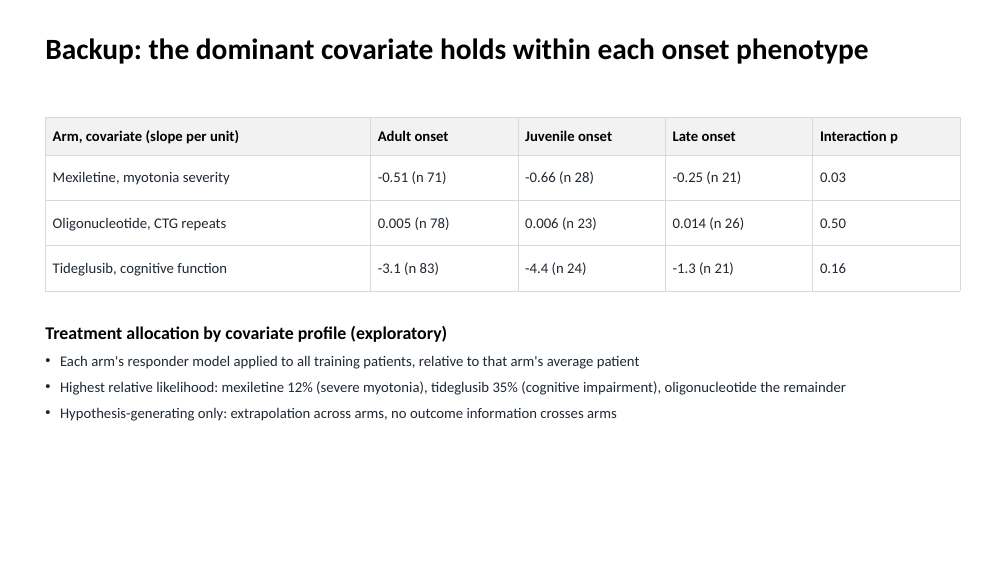
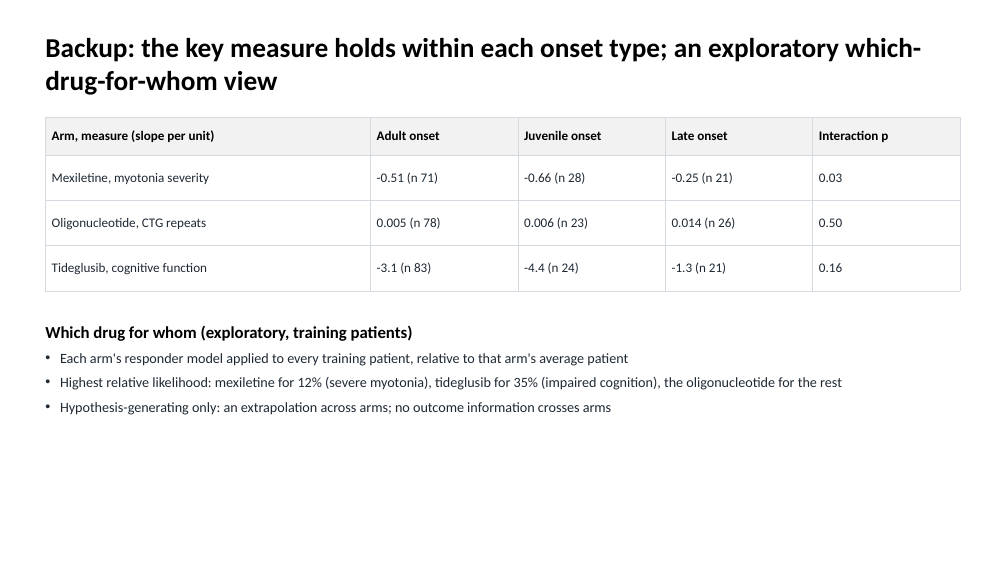
Before and after one commit to euibeom135-cell/acop2026-hackathon-team1, a slide deck: slide 12 of slides/Team1_DM1_slides.pptx (slide 9 before the commit). Drawn at 1008x567 pixels with LibreOffice and Linux fonts; fonts in the diff are those of the drawing. Boxes give left, top, right and bottom in pixels: in the first picture for what was removed or moved away, otherwise in the second. Text is boxed around its words. In the diff, an @@ line names an element or a change of style, - is before the commit and + after.

```diff
--- a/slides/Team1_DM1_slides.pptx
+++ b/slides/Team1_DM1_slides.pptx
@@ title at (45,38,921,95): text changed; size 28 to 26 pt @@
-Backup: the dominant covariate holds within each onset phenotype
+Backup: the key measure holds within each onset type; an exploratory which-drug-for-whom view
@@ table at (45,117,960,279) @@
-row 1, column 1: Arm, covariate (slope per unit)
+row 1, column 1: Arm, measure (slope per unit)
@@ size 14 to 12.5 pt in "Adult onset", "Juvenile onset", "Late onset", "Interaction p" and 15 more places @@
@@ text at (45,325,413,341): text changed; size 17 to 16 pt @@
-Treatment allocation by covariate profile (exploratory)
+Which drug for whom (exploratory, training patients)
@@ text at (60,353,842,415): text changed; size 14 to 13.5 pt @@
-• Each arm's responder model applied to all training patients, relative to that arm's average patient
-• Highest relative likelihood: mexiletine 12% (severe myotonia), tideglusib 35% (cognitive impairment), oligonucleotide the remainder
-• Hypothesis-generating only: extrapolation across arms, no outcome information crosses arms
+• Each arm's responder model applied to every training patient, relative to that arm's average patient
+• Highest relative likelihood: mexiletine for 12% (severe myotonia), tideglusib for 35% (impaired cognition), the oligonucleotide for the rest
+• Hypothesis-generating only: an extrapolation across arms; no outcome information crosses arms
```
Also in this commit, not shown: 5 other slides changed, 7 slides added, 4 slides removed, 3 other files.
